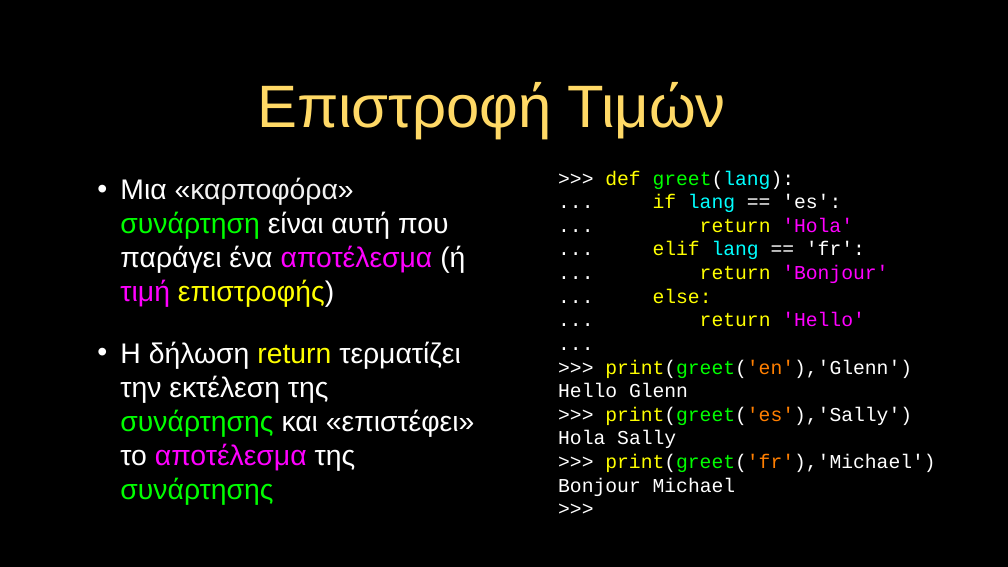
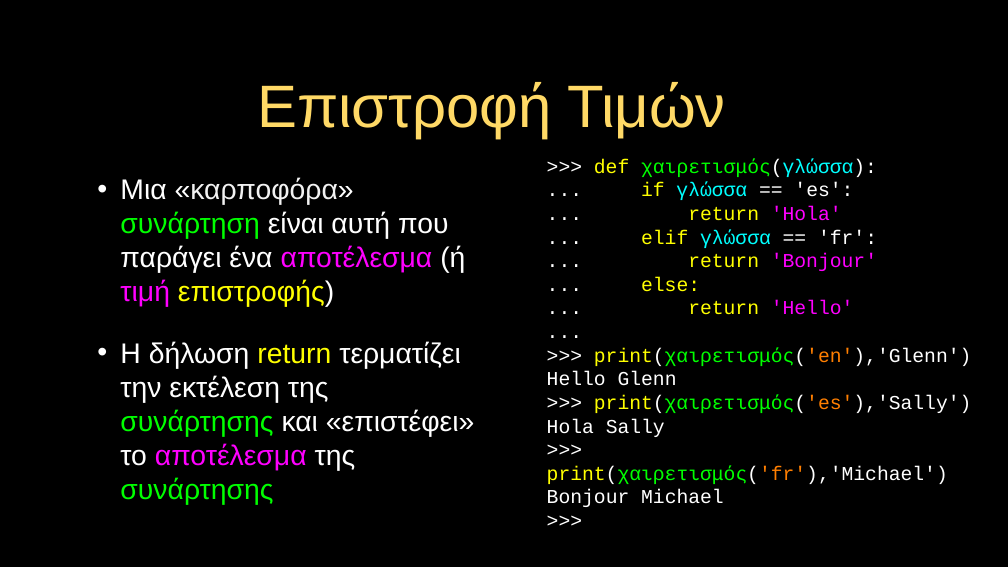
Before and after one commit to csev/py4e, a slide deck: slide 18 of lectures3/gr/Pythonlearn-04-Functions.pptx. Drawn at 1008x567 pixels with LibreOffice and Linux fonts; fonts in the diff are those of the drawing. Boxes give left, top, right and bottom in pixels: in the first picture for what was removed or moved away, otherwise in the second. Text is boxed around its words. In the diff, an @@ line names an element or a change of style, - is before the commit and + after.

```diff
--- a/lectures3/gr/Pythonlearn-04-Functions.pptx
+++ b/lectures3/gr/Pythonlearn-04-Functions.pptx
@@ text ">>> def χαιρετισμός(γλώσσα):" moved from (x1=558, y1=171, x2=935, y2=496) to (x1=547, y1=159, x2=971, y2=507) @@
@@ text at (x1=594, y1=159, x2=877, y2=200): text changed @@
->>> def greet(lang):
-... if lang == 'es':
+>>> def χαιρετισμός(γλώσσα):
+... if γλώσσα == 'es':
@@ text at (x1=641, y1=230, x2=877, y2=248): text changed @@
-... elif lang == 'fr':
+... elif γλώσσα == 'fr':
@@ text at (x1=594, y1=348, x2=971, y2=366): text changed @@
->>> print(greet('en'),'Glenn')
+>>> print(χαιρετισμός('en'),'Glenn')
@@ text at (x1=594, y1=395, x2=971, y2=413): text changed @@
->>> print(greet('es'),'Sally')
+>>> print(χαιρετισμός('es'),'Sally')
@@ text at (x1=547, y1=466, x2=948, y2=484): text changed @@
->>> print(greet('fr'),'Michael')
+>>> print(χαιρετισμός('fr'),'Michael')
```
Also in this commit, not shown: 4 other slides changed, 9 other files.
